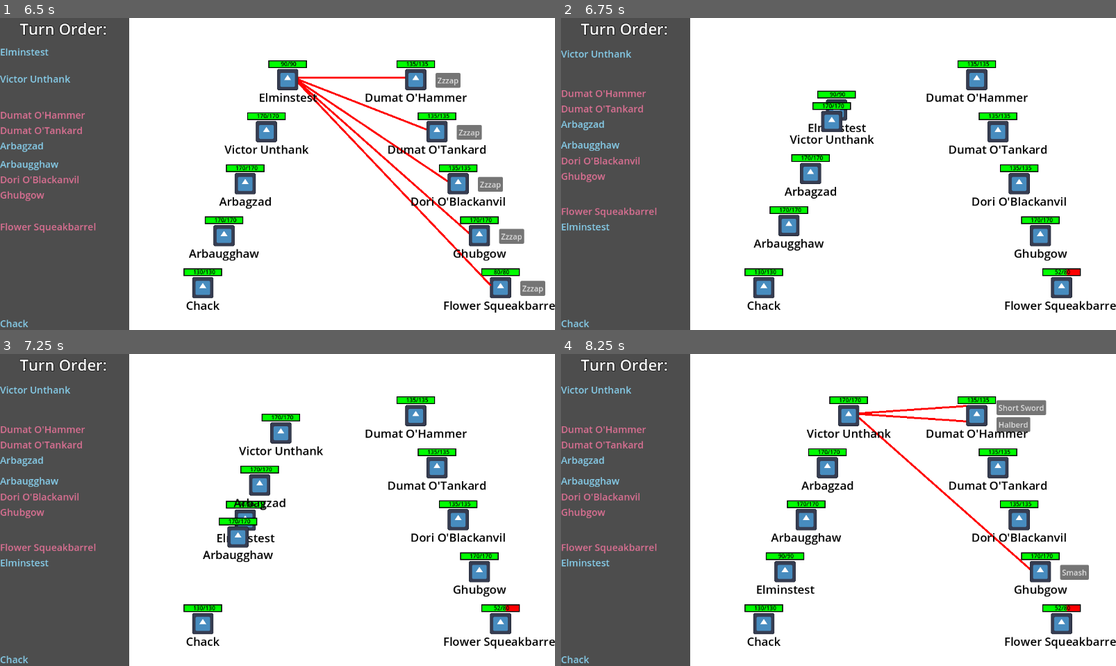
Above: before the commit, frames 1-4 (two rows, left to right).
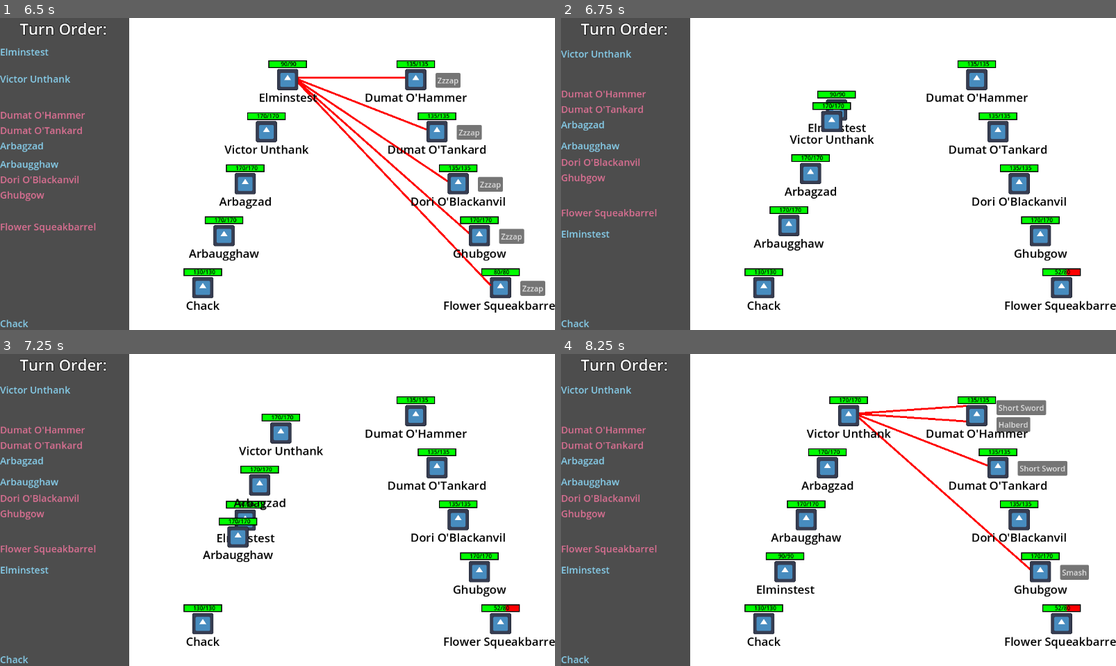
Above: after the commit, the same moments.

Repository: Habidakus/wild-jam-78-erase
Game: Godot game, scene res://Scenes/main.tscn
The game is run twice, just before and just after one commit, with the same random seed, the same clock (stepped at 60 frames per second) and the same inputs. The engine's default icon, where the game draws it, is replaced by a stand-in: a white triangle on a blue panel in a dark square.
Inputs (mouse positions are in pixels of both pictures, inside the frame that each line leads up to):
- Up to frame 1 (6.5 s): tap Enter at 0.5, 2, 2.75 s; move the mouse to (399, 158) at 0.52 s; click (399, 158) at 0.67 s; click "Play" at 1.25 s; move the mouse to (166, 189) at 2.02 s; click (166, 189) at 2.17 s; move the mouse to (333, 105) at 2.77 s; click (333, 105) at 2.92 s; tap Space at 3.5 s; move the mouse to (249, 236) at 3.52 s; click (249, 236) at 3.67 s; click "Zweihander" at 4.25 s; move the mouse to (444, 220) at 5.02 s; click (444, 220) at 5.17 s; move the mouse to (111, 127) at 5.77 s; click (111, 127) at 5.92 s
- Up to frame 2 (6.75 s): click "Zzzap" at 6.5 s
- Up to frame 3 (7.25 s): no input
- Up to frame 4 (8.25 s): move the mouse to (866, 510) at 7.27 s; click (866, 510) at 7.42 s; move the mouse to (755, 432) at 8.02 s; click (755, 432) at 8.17 s

Frame 1 is identical in both runs. In frame 2, 1.1% of the frame differs, in the area x 0-18%, y 23-71%; in frame 3, 1.1%; in frame 4, 1.7%, in the area x 0-92%, y 19-71%.

Commit message:
Potions are single use, humans can do stupid heals, and other weapons have more viable targets

Diff:
--- a/Scripts/MinMaxFunctions/EGameState.gd
+++ b/Scripts/MinMaxFunctions/EGameState.gd
@@ -69,7 +69,20 @@
 			action.resulting_state = apply_action(action)
 			moves.append(action)
 		else:
-			moves = unit_to_go_next.get_moves(units)
+			moves = unit_to_go_next.get_moves(units, false)
+			for action : MMCAction in moves:
+				(action as EAction).resulting_state = apply_action(action)
+	return moves
+
+func get_human_moves() -> Array[MMCAction]:
+	if moves.is_empty():
+		var unit_to_go_next : UnitStats = UnitStats.select_lowest(units.filter(func(a : UnitStats) : return a.is_alive()), func(a : UnitStats) : return a.get_time_until_action())
+		if unit_to_go_next == null || unit_to_go_next.side == who_just_went: # Otherside will just have to pass
+			var action : EAction = EAction.create_pass()
+			action.resulting_state = apply_action(action)
+			moves.append(action)
+		else:
+			moves = unit_to_go_next.get_moves(units, true)
 			for action : MMCAction in moves:
 				(action as EAction).resulting_state = apply_action(action)
 	return moves
--- a/Scripts/attack_stats.gd
+++ b/Scripts/attack_stats.gd
@@ -1,7 +1,11 @@
 class_name AttackStats extends RefCounted
 
+static var s_attack_id : int = 1
+
+var id : int = 0
 var damage : float = 30
-var cooldown : int = 0
+var cooldown : bool = false
+var single_use : bool = false
 var stun : float = 0
 var tiring : float = 1
 var bleed_ticks : int = 0
@@ -10,13 +14,15 @@
 var acts_on_allies : bool = false
 var armor_piercing : bool = false
 
-enum AttackTarget { INVALID, FRONT_MOST, REAR_MOST, ANY, MOST_VULNERABLE, CLOSEST_TO_DEATH, FARTHEST_FROM_DEATH, SELF }
+enum AttackTarget { INVALID, FRONT_MOST, REAR_MOST, TWO_REAR_MOST, ANY, MOST_VULNERABLE, CLOSEST_TO_DEATH, FARTHEST_FROM_DEATH, SELF, TWO_FARTHEST_FROM_DEATH, FIRST_TWO }
 var attack_target : AttackTarget = AttackTarget.INVALID
 
 static func create(_name : String, _attack_target : AttackTarget) -> AttackStats:
 	var ret_val : AttackStats = AttackStats.new()
 	ret_val.attack_name = _name
 	ret_val.attack_target = _attack_target
+	ret_val.id = s_attack_id
+	s_attack_id += 1
 	return ret_val
 
 func tires(mod : float) -> AttackStats:
@@ -29,6 +35,7 @@
 	return self
 
 func set_on_allies() -> AttackStats:
+	assert(acts_on_allies == false)
 	acts_on_allies = true
 	return self
 
@@ -37,6 +44,7 @@
 	return self
 
 func set_armor_piercing() -> AttackStats:
+	assert(armor_piercing == false)
 	armor_piercing = true
 	return self
 
@@ -48,59 +56,25 @@
 	stun = _stun
 	return self
 
-func has_cooldown(_cooldown : int) -> AttackStats:
-	cooldown = _cooldown
+func has_cooldown() -> AttackStats:
+	assert(cooldown == false)
+	cooldown = true
 	return self
 
-static var s_default_attack : AttackStats = null
-static func get_default_attack() -> AttackStats:
-	if s_default_attack == null:
-		s_default_attack = AttackStats.new()
-		s_default_attack.attack_name = "SLOW WEAK MISAIMED"
-		s_default_attack.attack_target = AttackTarget.FARTHEST_FROM_DEATH
-		s_default_attack.adjust_damage(0.1)
-		s_default_attack.adjust_speed(5)
-	return s_default_attack
+func has_single_use() -> AttackStats:
+	assert(single_use == false)
+	single_use = true
+	return self
 
-static var s_arrow_attack : AttackStats = null
-static func get_arrow_attack() -> AttackStats:
-	if s_arrow_attack == null:
-		s_arrow_attack = AttackStats.new()
-		s_arrow_attack.attack_name = "Arrow"
-		s_arrow_attack.damage = 25
-		s_arrow_attack.speed_multiple = 20.0 / 30.0
-		s_arrow_attack.attack_target = AttackTarget.REAR_MOST
-	return s_arrow_attack
-
-static var s_lunge_attack : AttackStats = null
-static func get_lunge_attack() -> AttackStats:
-	if s_lunge_attack == null:
-		s_lunge_attack = AttackStats.new()
-		s_lunge_attack.attack_name = "Lunge"
-		s_lunge_attack.damage = 25
-		s_lunge_attack.speed_multiple = 20.0 / 30.0
-		s_lunge_attack.attack_target = AttackTarget.FRONT_MOST
-	return s_lunge_attack
-
-static var s_backstab_attack : AttackStats = null
-static func get_backstab_attack() -> AttackStats:
-	if s_backstab_attack == null:
-		s_backstab_attack = AttackStats.new()
-		s_backstab_attack.attack_name = "Backstab"
-		s_backstab_attack.damage = 50
-		s_backstab_attack.speed_multiple = 65.0 / 30.0
-		s_backstab_attack.attack_target = AttackTarget.CLOSEST_TO_DEATH
-	return s_backstab_attack
-
-static var s_smash_attack : AttackStats = null
-static func get_smash_attack() -> AttackStats:
-	if s_smash_attack == null:
-		s_smash_attack = AttackStats.new()
-		s_smash_attack.attack_name = "Smash"
-		s_smash_attack.damage = 50
-		s_smash_attack.speed_multiple = 45.0 / 30.0
-		s_smash_attack.attack_target = AttackTarget.FARTHEST_FROM_DEATH
-	return s_smash_attack
+static var s_really_bad_attack : AttackStats = null
+static func get_really_bad_attack_attack() -> AttackStats:
+	if s_really_bad_attack == null:
+		s_really_bad_attack = AttackStats.new()
+		s_really_bad_attack.attack_name = "SLOW WEAK MISAIMED"
+		s_really_bad_attack.attack_target = AttackTarget.FARTHEST_FROM_DEATH
+		s_really_bad_attack.adjust_damage(0.1)
+		s_really_bad_attack.adjust_speed(5)
+	return s_really_bad_attack
 
 func get_targets(actor : UnitStats, targets : Array[UnitStats]) -> Array[UnitStats]:
 	match attack_target:
@@ -110,8 +84,12 @@
 			return UnitStats.to_array(actor)
 		AttackTarget.FRONT_MOST:
 			return UnitStats.to_array(UnitStats.select_lowest(targets, func(a : UnitStats) : return a.get_time_until_action()))
+		AttackTarget.FIRST_TWO:
+			return UnitStats.select_two_lowest_amount(targets, func(a : UnitStats) : return a.get_time_until_action())
 		AttackTarget.REAR_MOST:
 			return UnitStats.to_array(UnitStats.select_lowest(targets, func(a : UnitStats) : return 0.0 - a.get_time_until_action()))
+		AttackTarget.TWO_REAR_MOST:
+			return UnitStats.select_two_lowest_amount(targets, func(a : UnitStats) : return 0.0 - a.get_time_until_action())
 		AttackTarget.ANY:
 			return targets
 		AttackTarget.MOST_VULNERABLE:
@@ -120,6 +98,8 @@
 			return UnitStats.to_array(UnitStats.select_lowest(targets, func(a : UnitStats) : return a.current_health))
 		AttackTarget.FARTHEST_FROM_DEATH:
 			return UnitStats.to_array(UnitStats.select_lowest(targets, func(a : UnitStats) : return 0.0 - a.current_health))
+		AttackTarget.TWO_FARTHEST_FROM_DEATH:
+			return UnitStats.select_two_lowest_amount(targets, func(a : UnitStats) : return 0.0 - a.current_health)
 	return []
 
 func generate_tooltip(target : UnitStats) -> String:
@@ -135,7 +115,9 @@
 		ret_val += " Bleed"
 	else:
 		ret_val += " Damage"
-	if cooldown > 0:
+	if single_use:
+		ret_val += ", single use"
+	if cooldown:
 		ret_val += ", cooldown"
 	if tiring > 0:
 		ret_val += ", tiring"
@@ -146,14 +128,20 @@
 
 	return ret_val
 
-func get_moves(actor : UnitStats, units : Array[UnitStats]) -> Array[MMCAction]:
+func get_moves(actor : UnitStats, units : Array[UnitStats], allow_stupid_humans : bool) -> Array[MMCAction]:
 	var ret_val : Array[MMCAction]
-	if actor.cooldown > 0 && cooldown > 0:
+	if cooldown && actor.has_cooldown(id):
+		return ret_val
+	if single_use && actor.has_used():
 		return ret_val
 	var target_side : UnitStats.Side = actor.side if acts_on_allies else UnitStats.get_other_side(actor.side)
 	var potential_targets : Array[UnitStats] = units.filter(func(a : UnitStats) : return a.side == target_side && a.is_alive())
 	if acts_on_allies && damage > 0 && !potential_targets.is_empty():
-		potential_targets = potential_targets.filter(func(a : UnitStats) : return a.bleeding_ticks > 0 || ((a.current_health * 3) < (a.max_health * 2)))
+		if !allow_stupid_humans:
+			potential_targets = potential_targets.filter(func(a : UnitStats) : return a.bleeding_ticks > 0 || (a.current_health < a.max_health))
+		else:
+			# Don't let the computer use it unless the character is actually down to 66% or lower
+			potential_targets = potential_targets.filter(func(a : UnitStats) : return a.bleeding_ticks > 0 || ((a.current_health * 3) < (a.max_health * 2)))
 	if potential_targets.is_empty():
 		return ret_val
 	var valid_targets : Array[UnitStats] = get_targets(actor, potential_targets)
@@ -185,10 +173,11 @@
 		if new_bleed_ticks:
 			target.bleeding_ticks = bleed_ticks
 
-	if actor.cooldown > 0:
-		actor.cooldown -= 1
-	if cooldown > 0:
-		actor.cooldown += cooldown
+	actor.clear_cooldowns()
+	if cooldown:
+		actor.set_cooldown(id)
+	if single_use:
+		actor.set_single_use()
 
 	if actor.bleeding_ticks > 0:
 		actor.current_health -= (actor.max_health / 10.0)
--- a/Scripts/game.gd
+++ b/Scripts/game.gd
@@ -343,7 +343,7 @@
 		return
 
 	if !combat_state_machine_state.has_human_moves():
-		var human_moves : Array[MMCAction] = game_state.get_moves()
+		var human_moves : Array[MMCAction] = game_state.get_human_moves()
 		assert(human_moves != null)
 		if human_moves.size() == 1:
 			var emove : EAction = human_moves[0] as EAction
--- a/Scripts/unit_mod.gd
+++ b/Scripts/unit_mod.gd
@@ -93,8 +93,8 @@
 	ret_val += halfling_last_suffix[rnd.randi_range(0, halfling_last_suffix.size() - 1)]
 	return ret_val
 
-static var s_sling_attack : AttackStats = AttackStats.create("Sling", AttackStats.AttackTarget.ANY).adjust_damage(0.8)
-static var s_short_sword_attack : AttackStats = AttackStats.create("Short Sword", AttackStats.AttackTarget.FRONT_MOST).adjust_speed(0.95)
+static var s_sling_attack : AttackStats = AttackStats.create("Sling", AttackStats.AttackTarget.ANY).adjust_damage(0.8).adjust_speed(0.9)
+static var s_short_sword_attack : AttackStats = AttackStats.create("Short Sword", AttackStats.AttackTarget.FIRST_TWO).adjust_speed(0.95)
 
 static var s_species_human : UnitMod = create("Human").set_attack(s_short_sword_attack).set_namer("create_human_name")
 static var s_species_dwarf : UnitMod = create("Dwarf").add_health(35).add_armor(10).add_slowness(2).set_namer("create_dwarf_name")
@@ -121,12 +121,12 @@
 	return null
 
 static var s_attack_longsword : AttackStats = AttackStats.create("Longsword", AttackStats.AttackTarget.CLOSEST_TO_DEATH).adjust_speed(1.1)
-static var s_attack_backstab : AttackStats = AttackStats.create("Dagger", AttackStats.AttackTarget.MOST_VULNERABLE).adjust_speed(0.9).adjust_damage(0.9)
-static var s_attack_magic_missile : AttackStats = AttackStats.create("Zzzap", AttackStats.AttackTarget.ANY).adjust_damage(0.935).adjust_speed(0.95)
+static var s_attack_backstab : AttackStats = AttackStats.create("Backstab", AttackStats.AttackTarget.MOST_VULNERABLE).adjust_speed(0.9).adjust_damage(0.9)
+static var s_attack_magic_missile : AttackStats = AttackStats.create("Zzzap", AttackStats.AttackTarget.ANY).adjust_damage(0.95)
 static var s_attack_smash : AttackStats = AttackStats.create("Smash", AttackStats.AttackTarget.FARTHEST_FROM_DEATH).adjust_damage(1.55).adjust_speed(1.25)
-static var s_attack_heal : AttackStats = AttackStats.create("Heal", AttackStats.AttackTarget.CLOSEST_TO_DEATH).adjust_damage(1.25).set_on_allies().has_cooldown(1)
-static var s_attack_net : AttackStats = AttackStats.create("Net", AttackStats.AttackTarget.REAR_MOST).set_stun(0.95).adjust_damage(1)
-static var s_attack_blood_curse : AttackStats = AttackStats.create("Blood Curse", AttackStats.AttackTarget.FARTHEST_FROM_DEATH).set_bleed(5)
+static var s_attack_heal : AttackStats = AttackStats.create("Heal", AttackStats.AttackTarget.CLOSEST_TO_DEATH).adjust_damage(1.25).set_on_allies().has_cooldown()
+static var s_attack_net : AttackStats = AttackStats.create("Net", AttackStats.AttackTarget.TWO_REAR_MOST).set_stun(0.95).adjust_damage(1)
+static var s_attack_blood_curse : AttackStats = AttackStats.create("Blood Curse", AttackStats.AttackTarget.TWO_FARTHEST_FROM_DEATH).set_bleed(5)
 static var s_attack_mace : AttackStats = AttackStats.create("Mace", AttackStats.AttackTarget.FRONT_MOST).adjust_damage(1.25).adjust_speed(1.15)
 
 static var s_occupation_knight : UnitMod = create("Knight").set_attack(s_attack_longsword).add_armor(7.5).add_slowness(1)
@@ -151,12 +151,12 @@
 			return s_occupation_retiarius
 		5:
 			return s_occupation_warlock
-		6: # CAN'T ADD CLERIC UNTIL THEY GET A DEFAULT ATTACK
+		6:
 			return s_occupation_cleric
 	assert(false)
 	return null
 
-static var s_attack_potion : AttackStats = AttackStats.create("Potion", AttackStats.AttackTarget.SELF).adjust_damage(2.5).set_on_allies().tires(1.2).has_cooldown(1)
+static var s_attack_potion : AttackStats = AttackStats.create("Potion", AttackStats.AttackTarget.SELF).adjust_damage(2.5).set_on_allies().has_single_use()
 static var s_attack_halberd : AttackStats = AttackStats.create("Halberd", AttackStats.AttackTarget.FRONT_MOST).set_armor_piercing().adjust_damage(1.15).adjust_speed(1.25)
 static var s_attack_zweihander : AttackStats = AttackStats.create("Zweihander", AttackStats.AttackTarget.FRONT_MOST).adjust_damage(2).adjust_speed(2.2).tires(1.085)
 static var s_attack_shield : AttackStats = AttackStats.create("Shield Bash", AttackStats.AttackTarget.FRONT_MOST).adjust_damage(0.35).set_stun(0.5)
--- a/Scripts/unit_stats.gd
+++ b/Scripts/unit_stats.gd
@@ -7,7 +7,8 @@
 var armor : float = 0
 var current_health : float
 var tired : float = 1
-var cooldown : int = 0
+var cooldown_id : int = -1
+var single_use : bool
 var attacks : Array[AttackStats]
 var slowness : float
 var next_attack : float
@@ -50,6 +51,37 @@
 			best_obj = obj
 	return best_obj
 
+static func select_two_lowest_amount(objs : Array[UnitStats], functor) -> Array[UnitStats]:
+	if objs.size() < 3:
+		return objs
+	var min_value : float
+	var best_obj : Object = null
+	var second_value : float
+	var second_obj : Object = null
+	for obj in objs:
+		var value : float = functor.call(obj)
+		if best_obj == null:
+			min_value = value
+			best_obj = obj
+		elif second_obj == null:
+			if value < min_value:
+				second_value = min_value
+				second_obj = best_obj
+				min_value = value
+				best_obj = obj
+			else:
+				second_value = value
+				second_obj = obj
+		elif value < min_value:
+			second_value = min_value
+			second_obj = best_obj
+			min_value = value
+			best_obj = obj
+		elif value < second_value:
+			second_value = value
+			second_obj = obj
+	return [best_obj, second_obj]
+
 func clone() -> UnitStats:
 	var ret_val : UnitStats = UnitStats.new()
 	ret_val.id = id
@@ -63,7 +95,8 @@
 	ret_val.unit_name = unit_name
 	ret_val.side = side
 	ret_val.tired = tired
-	ret_val.cooldown = cooldown
+	ret_val.cooldown_id = cooldown_id
+	ret_val.single_use = single_use
 	return ret_val
 
 func create_tooltip() -> String:
@@ -94,10 +127,10 @@
 func is_alive() -> bool:
 	return current_health > 0
 
-func get_moves(units : Array[UnitStats]) -> Array[MMCAction]:
+func get_moves(units : Array[UnitStats], allow_stupid_humans : bool) -> Array[MMCAction]:
 	var ret_val : Array[MMCAction]
 	for attack : AttackStats in attacks:
-		var actions : Array[MMCAction] = attack.get_moves(self, units)
+		var actions : Array[MMCAction] = attack.get_moves(self, units, allow_stupid_humans)
 		ret_val.append_array(actions)
 	return ret_val
 
@@ -121,21 +154,25 @@
 	elo.append(_species.elo_name)
 	elo.append(_occupation.elo_name)
 	elo.append(_equipment.elo_name)
+	assert(attacks.filter(func(a : AttackStats) : return a.single_use).size() < 2)
+
+func clear_cooldowns() -> void:
+	cooldown_id = -1
+
+func has_cooldown(cid : int) -> bool:
+	return cid == cooldown_id
+
+func set_cooldown(cid : int) -> void:
+	cooldown_id = cid
+
+func set_single_use() -> void:
+	single_use = true
+
+func has_used() -> bool:
+	return single_use
 
 func add_attacks(_attacks : Array[AttackStats]) -> void:
 	attacks.append_array(_attacks)
-
-func init_old(_unit_name : String, health : float, _armor : float, _slowness : float, _side : UnitStats.Side) -> void:
-	id = next_id
-	next_id += 1
-
-	unit_name = _unit_name
-	max_health = health
-	current_health = health
-	armor = _armor
-	slowness = _slowness
-	side = _side
-	next_attack = _slowness + noise.randf_range(0, 0.01)
 
 func get_time_until_action() -> float:
 	return next_attack
